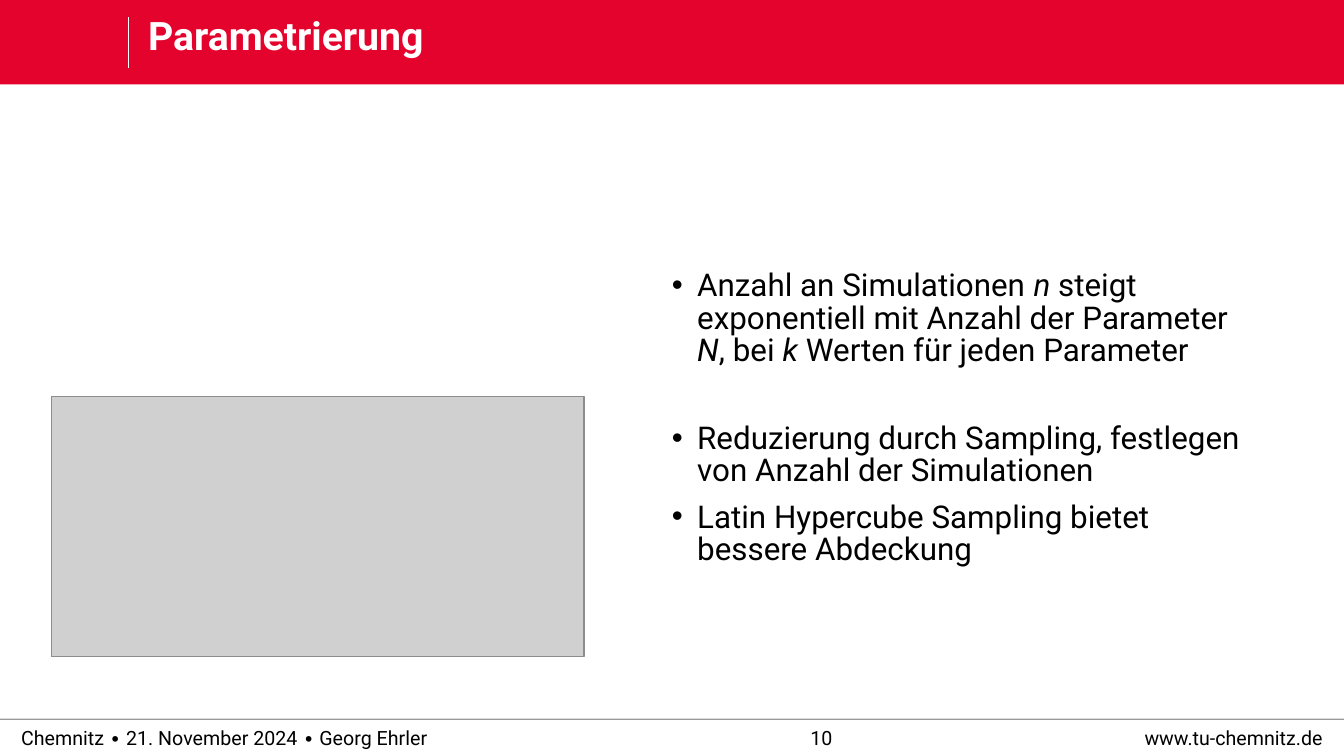
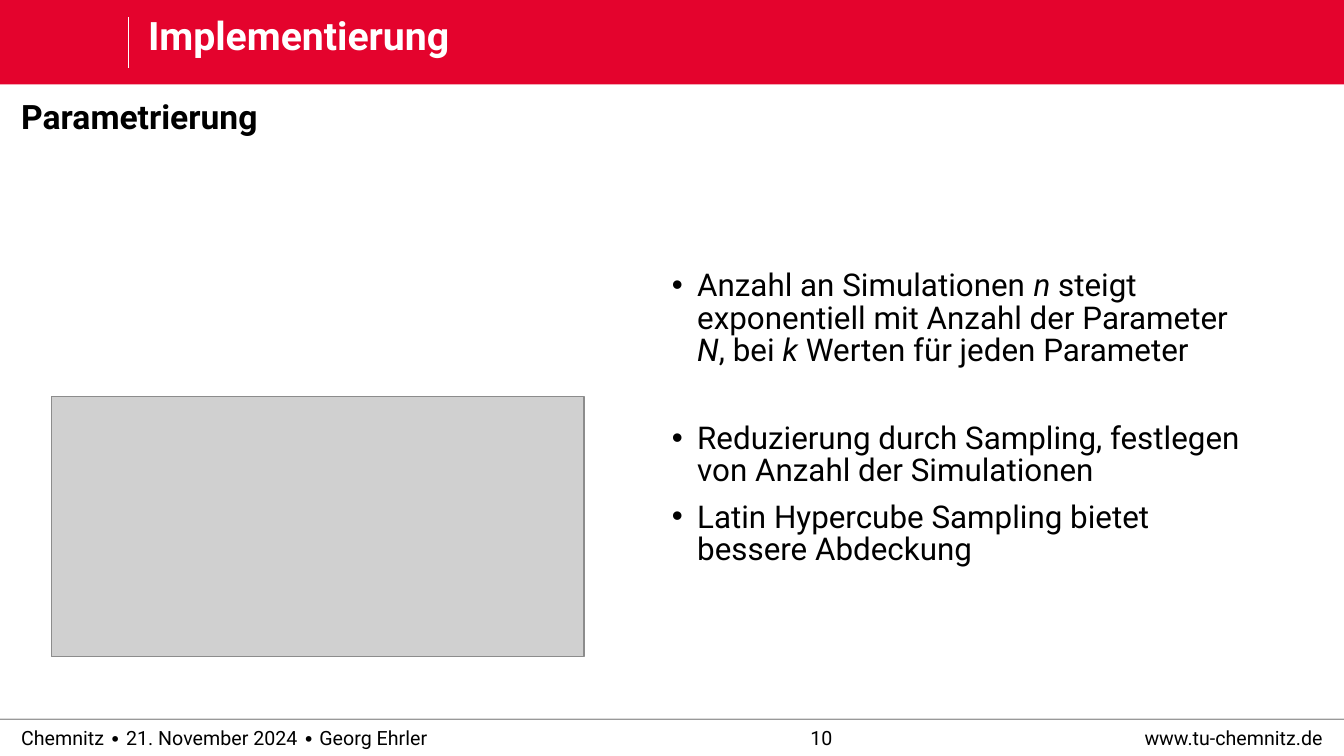
Before and after one commit to derEhrler/ACSDthesis_edited, a slide deck: slide 10 of defense/praktikum_defense.pptx. Drawn at 1344x756 pixels with LibreOffice and Linux fonts; fonts in the diff are those of the drawing; grey boxes stand for pictures; background and template pictures are left out. Boxes give left, top, right and bottom in pixels: in the first picture for what was removed or moved away, otherwise in the second. Text is boxed around its words. In the diff, an @@ line names an element or a change of style, - is before the commit and + after.

```diff
--- a/defense/praktikum_defense.pptx
+++ b/defense/praktikum_defense.pptx
@@ title at [148,20,449,58]: text changed @@
-Parametrierung
+Implementierung
@@ text added at [21,104,257,136], 24 pt, text #000000, bold @@
+Parametrierung
```
Also in this commit, not shown: 10 other slides changed, 2 slides added, 3 slides removed.
